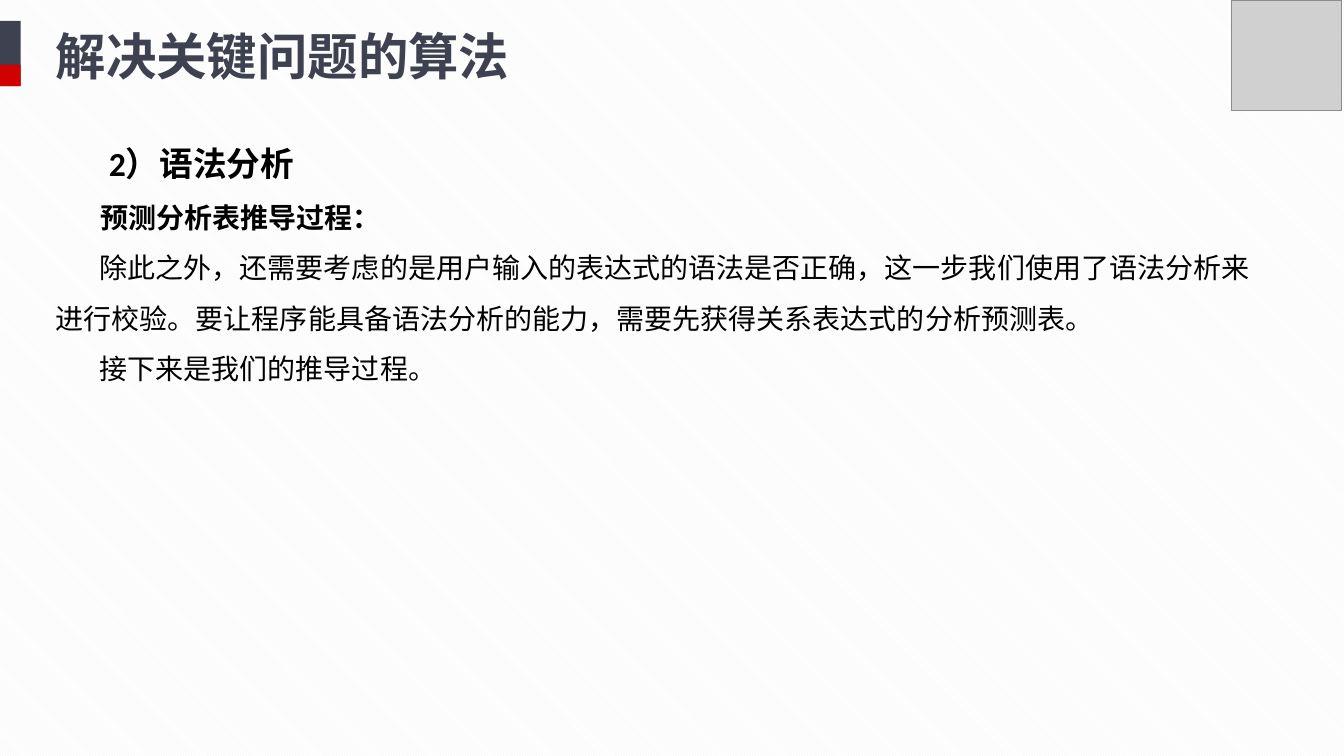
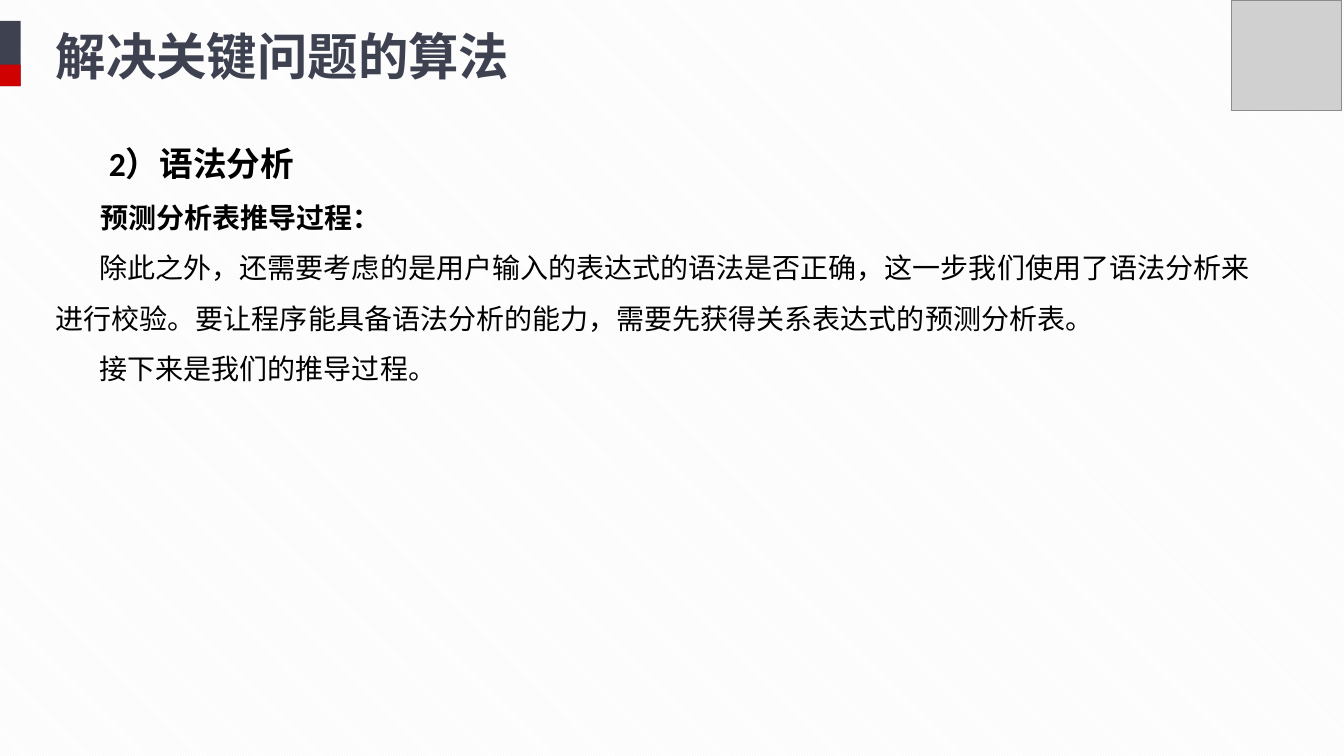
Before and after one commit to TuJin07/Relational-Algebra-Operation-System, a slide deck: slide 13 of doc/终期答辩.pptx. Drawn at 1344x756 pixels with LibreOffice and Linux fonts; fonts in the diff are those of the drawing; grey boxes stand for pictures. Boxes give left, top, right and bottom in pixels: in the first picture for what was removed or moved away, otherwise in the second. Text is boxed around its words. In the diff, an @@ line names an element or a change of style, - is before the commit and + after.

```diff
--- a/doc/终期答辩.pptx
+++ b/doc/终期答辩.pptx
@@ text at [56,254,1250,332]: text changed @@
-除此之外，还需要考虑的是用户输入的表达式的语法是否正确，这一步我们使用了语法分析来进行校验。要让程序能具备语法分析的能力，需要先获得关系表达式的分析预测表。
+除此之外，还需要考虑的是用户输入的表达式的语法是否正确，这一步我们使用了语法分析来进行校验。要让程序能具备语法分析的能力，需要先获得关系表达式的预测分析表。
```
Also in this commit, not shown: 1 other file.
